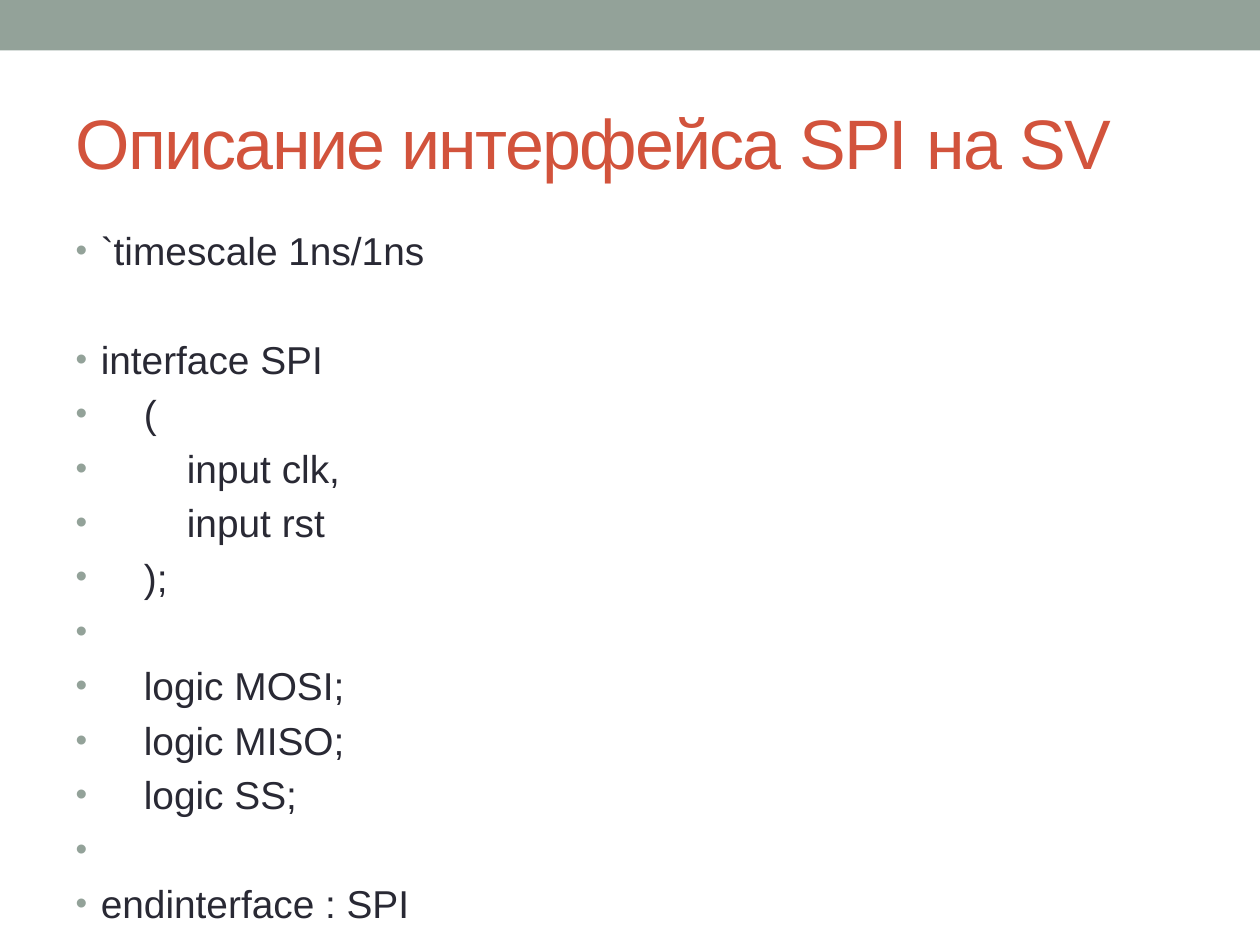
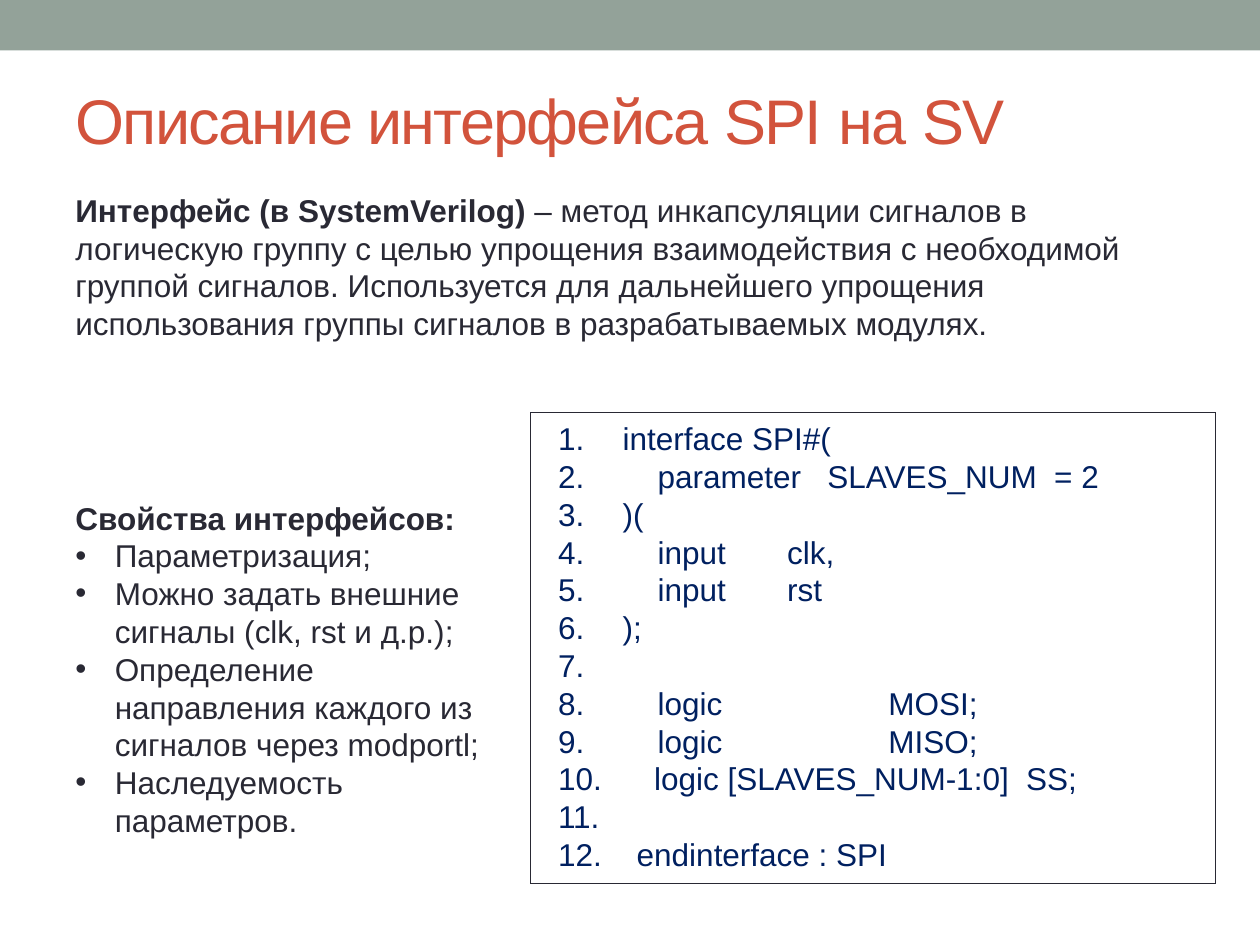
Before and after one commit to kenezoer/soc_programming, a slide deck: slide 9 of doc/Labs/LabWork1.pptx (slide 10 before the commit). Drawn at 1260x945 pixels with LibreOffice and Linux fonts; fonts in the diff are those of the drawing. Boxes give left, top, right and bottom in pixels: in the first picture for what was removed or moved away, otherwise in the second. Text is boxed around its words. In the diff, an @@ line names an element or a change of style, - is before the commit and + after.

```diff
--- a/doc/Labs/LabWork1.pptx
+++ b/doc/Labs/LabWork1.pptx
@@ title "Описание интерфейса SPI на SV" at (76,97,1004,155): size 40 to 36 pt @@
@@ text added at (75,198,1119,341), 18 pt, text #292934 @@
+Интерфейс (в SystemVerilog) – метод инкапсуляции сигналов в логическую группу с целью упрощения взаимодействия с необходимой группой сигналов. Используется для дальнейшего упрощения использования группы сигналов в разрабатываемых модулях.
@@ rectangle "interface SPI#(": place and size @@
-rectangle "interface SPI#(" at (101,236,424,919)
+rectangle "interface SPI#(" at (530,413,1215,885)
@@ rectangle "interface SPI#(" at (530,413,1215,885): outline none to #292934 0.75 pt @@
@@ text in rectangle at (623,427,1099,494): text changed; size 22.2 to 18 pt; text colour #292934 to #002060 @@
-• `timescale 1ns/1ns
-• interface SPI
-• (
+1. interface SPI#(
+2. parameter SLAVES_NUM = 2
+3. )(
@@ text added at (75,506,479,838), 18 pt, text #292934 @@
+Свойства интерфейсов:
+• Параметризация;
+• Можно задать внешние сигналы (clk, rst и д.р.);
+• Определение направления каждого из сигналов через modportl;
+• Наследуемость параметров.
@@ text in rectangle at (637,541,977,867): size 22.2 to 18 pt, text colour #292934 to #002060 in "input clk,", "input rst", ");", "logic MOSI;" and 2 more places; bullet • to 1.; less space between paragraphs @@
@@ text in rectangle at (654,767,1077,796): text changed; size 22.2 to 18 pt; text colour #292934 to #002060 @@
-• logic SS;
+9. logic [SLAVES_NUM-1:0] SS;
```
Also in this commit, not shown: 4 other slides changed, 3 slides added, 8 slides removed, 3 other files.
